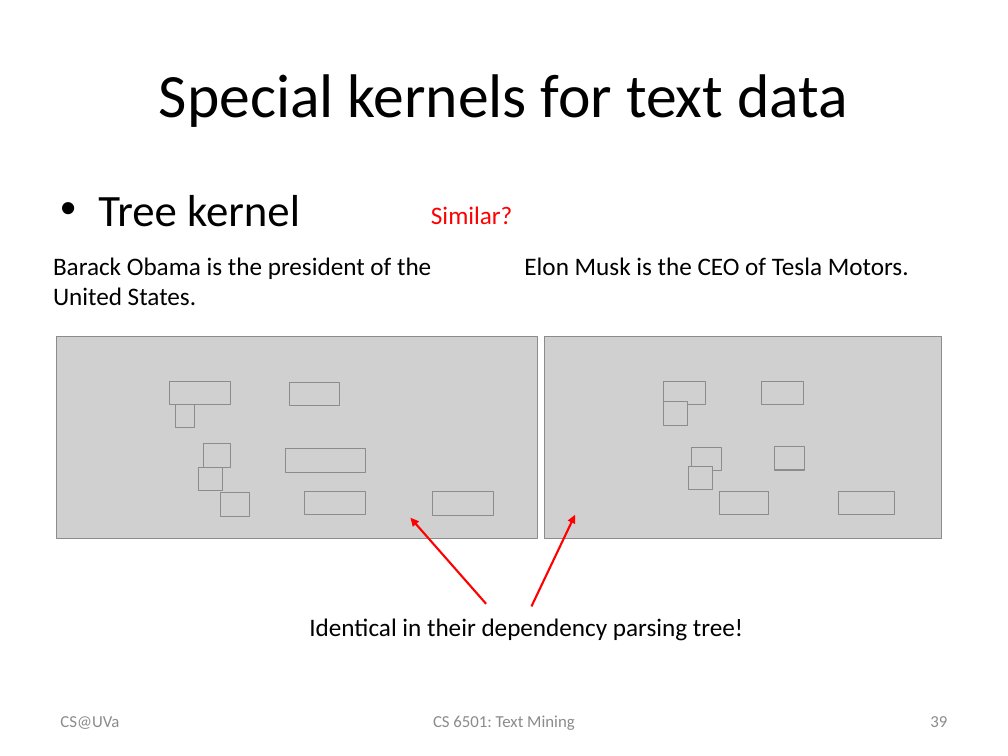
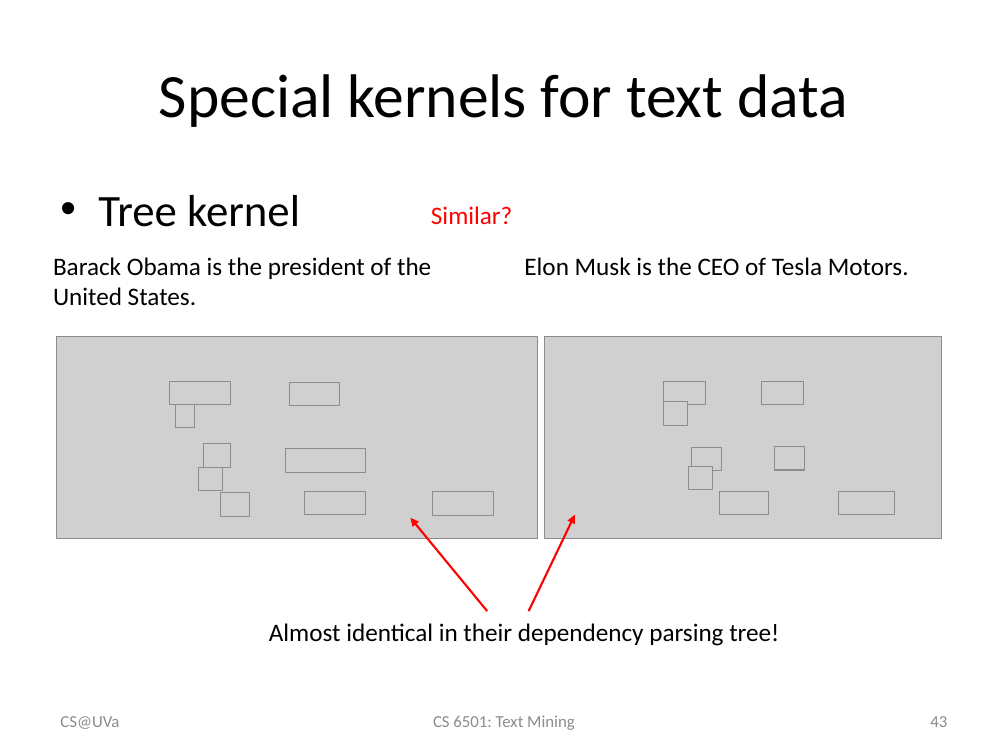
Before and after one commit to wang296/CS6501-Text-Mining, a slide deck: slide 43 of docs/svm.pptx (slide 39 before the commit). Drawn at 1008x756 pixels with LibreOffice and Linux fonts; fonts in the diff are those of the drawing; grey boxes stand for pictures. Boxes give left, top, right and bottom in pixels: in the first picture for what was removed or moved away, otherwise in the second. Text is boxed around its words. In the diff, an @@ line names an element or a change of style, - is before the commit and + after.

```diff
--- a/docs/svm.pptx
+++ b/docs/svm.pptx
@@ arrow moved from (486, 604) - (410, 518) to (487, 611) - (410, 518) @@
@@ arrow moved from (531, 607) - (575, 515) to (528, 611) - (575, 515) @@
@@ text at box(269, 623, 779, 646): text changed @@
-Identical in their dependency parsing tree!
+Almost identical in their dependency parsing tree!
@@ page number at box(930, 716, 947, 727): text changed @@
-39
+43
```
Also in this commit, not shown: 8 other slides changed, 4 slides added, 7 other files.
